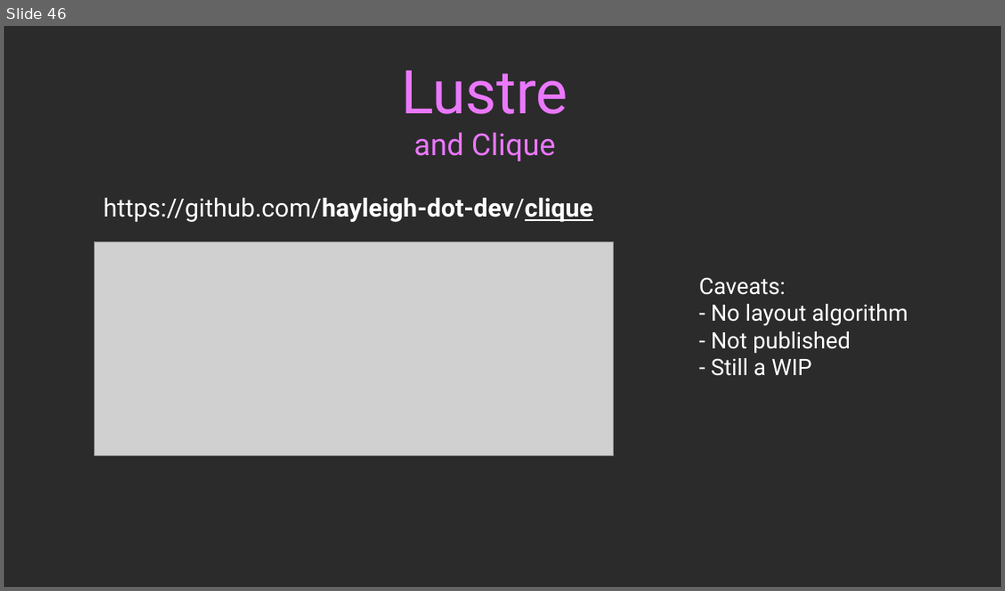
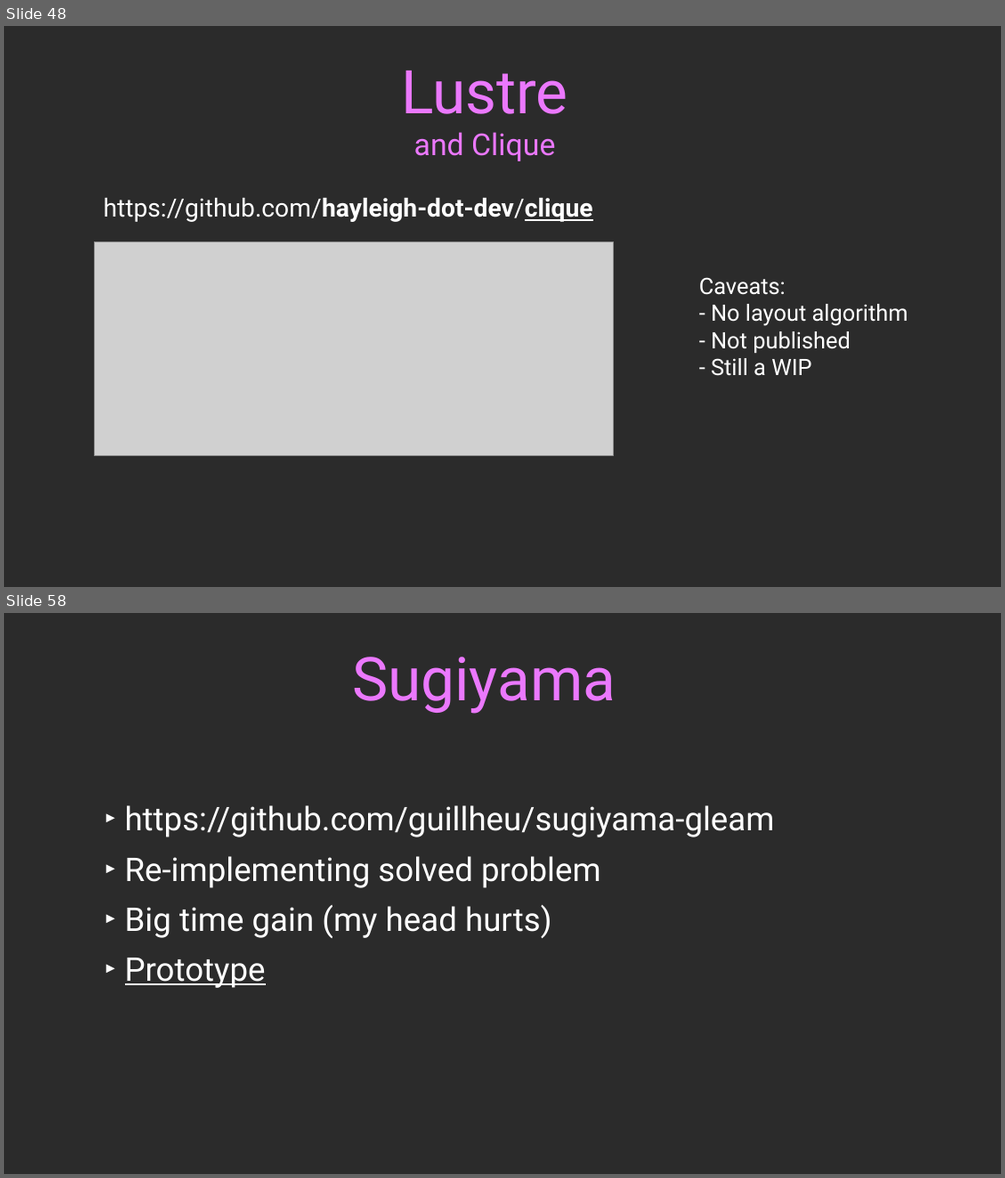
Before and after one commit to guillheu/Presentations, a slide deck: 2026/Code Beam Europe/Asterism.odp. Shown one above the other, each under a label of ours: slide 46 before the commit, slides 48 and 58 after it; the slides between them are not shown. The pictures are 1005x591 and 1005x1178 pixels, drawn with LibreOffice and Linux fonts; fonts in the diff are those of the drawing; grey boxes stand for pictures; background and template pictures are left out; a plain dark background stands for a picture behind light text. Boxes give left, top, right and bottom in pixels: in the first picture for what was removed or moved away, otherwise in the second. Text is boxed around its words. In the diff, an @@ line names an element or a change of style, - is before the commit and + after.

```diff
--- a/2026/Code Beam Europe/Asterism.odp
+++ b/2026/Code Beam Europe/Asterism.odp
@@ slide 58 added at [4,613,1001,1174], background picture (left out) @@
@@ text added at [352,657,615,714], 48 pt, text #EB78FD @@
+Sugiyama
@@ text added at [125,805,775,988], 26 pt, text #FFFFFF @@
+► https://github.com/guillheu/sugiyama-gleam
+► Re-implementing solved problem
+► Big time gain (my head hurts)
+► Prototype
@@ what was slide 46 is now slide 48 @@
```
Also in this commit, not shown: 1 slide changed, 11 other slides added.
